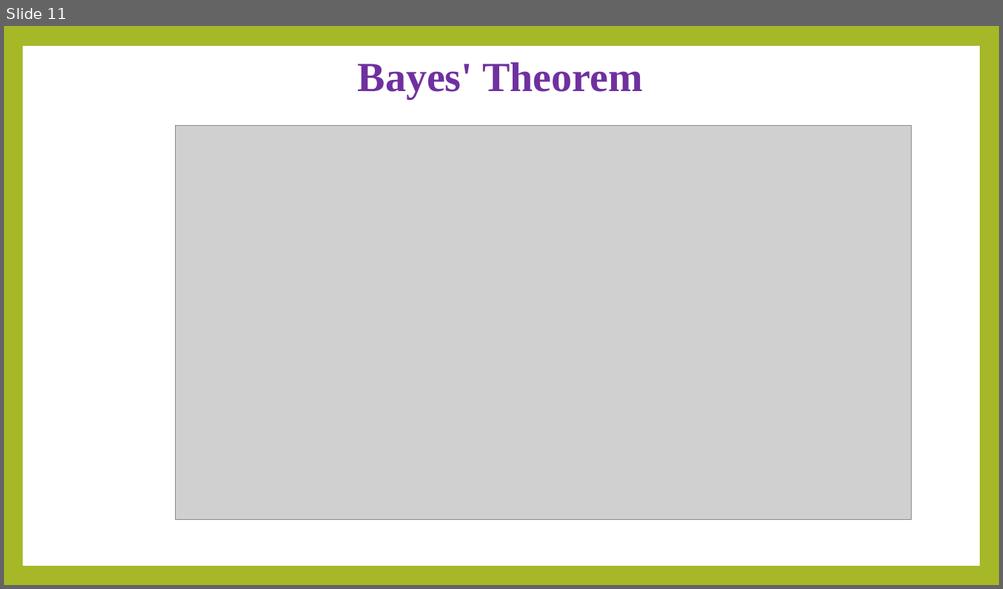
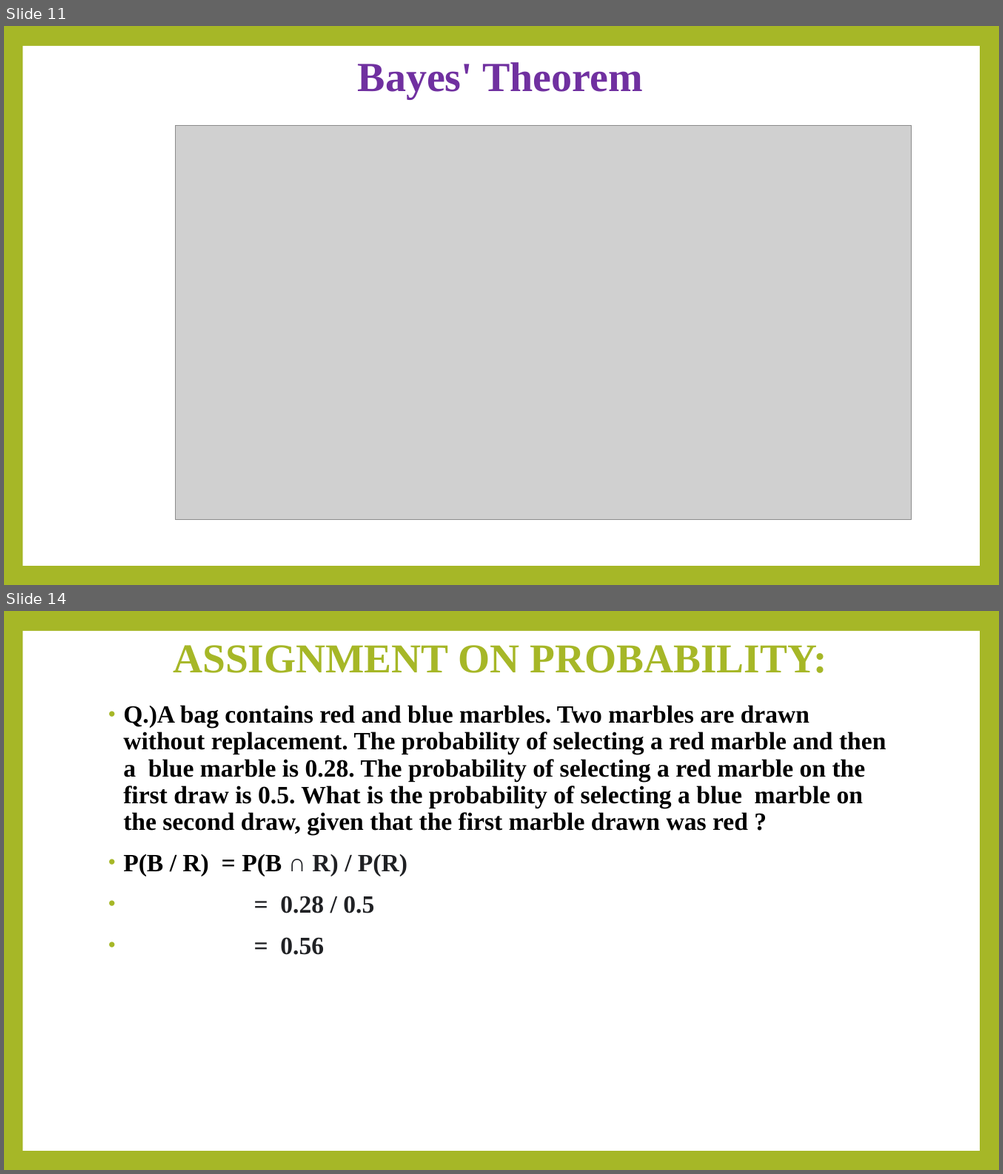
Before and after one commit to Tushar-1998/MathematicsMachineLearning, a slide deck: Probability Assignments..pptx. Shown one above the other, each under a label of ours: slide 11 before the commit, slides 11 and 14 after it; the slides between them are not shown. The pictures are 1003x589 and 1003x1174 pixels, drawn with LibreOffice and Linux fonts; fonts in the diff are those of the drawing; grey boxes stand for pictures. Boxes give left, top, right and bottom in pixels: in the first picture for what was removed or moved away, otherwise in the second. Text is boxed around its words. In the diff, an @@ line names an element or a change of style, - is before the commit and + after.

```diff
--- a/Probability Assignments..pptx
+++ b/Probability Assignments..pptx
@@ slide 14 added at [4,611,999,1170], background #A6B727; not listed: 1 template element that a slide beside it also shows @@
@@ title added at [173,645,827,673], 39.6 pt, text #A6B727, bold @@
+ASSIGNMENT ON PROBABILITY:
@@ text added at [123,705,885,955], 24 pt, text #000000, bold @@
+• Q.)A bag contains red and blue marbles. Two marbles are drawn without replacement. The probability of selecting a red marble and then a blue marble is 0.28. The probability of selecting a red marble on the first draw is 0.5. What is the probability of selecting a blue marble on the second draw, given that the first marble drawn was red ?
+• P(B / R) = P(B ∩ R) / P(R)
+• = 0.28 / 0.5
+• = 0.56
```
Also in this commit, not shown: 1 slide changed, 1 other slide added.
